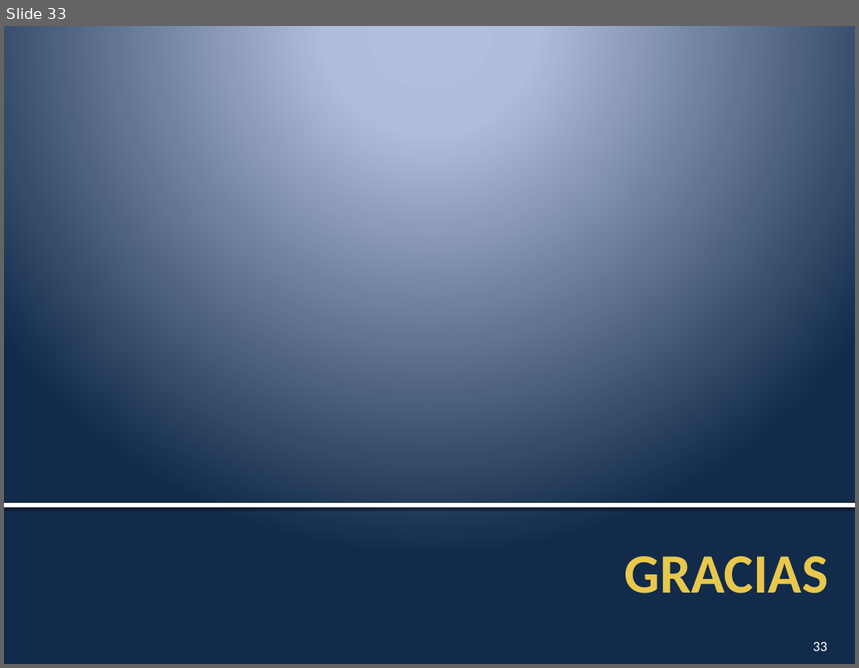
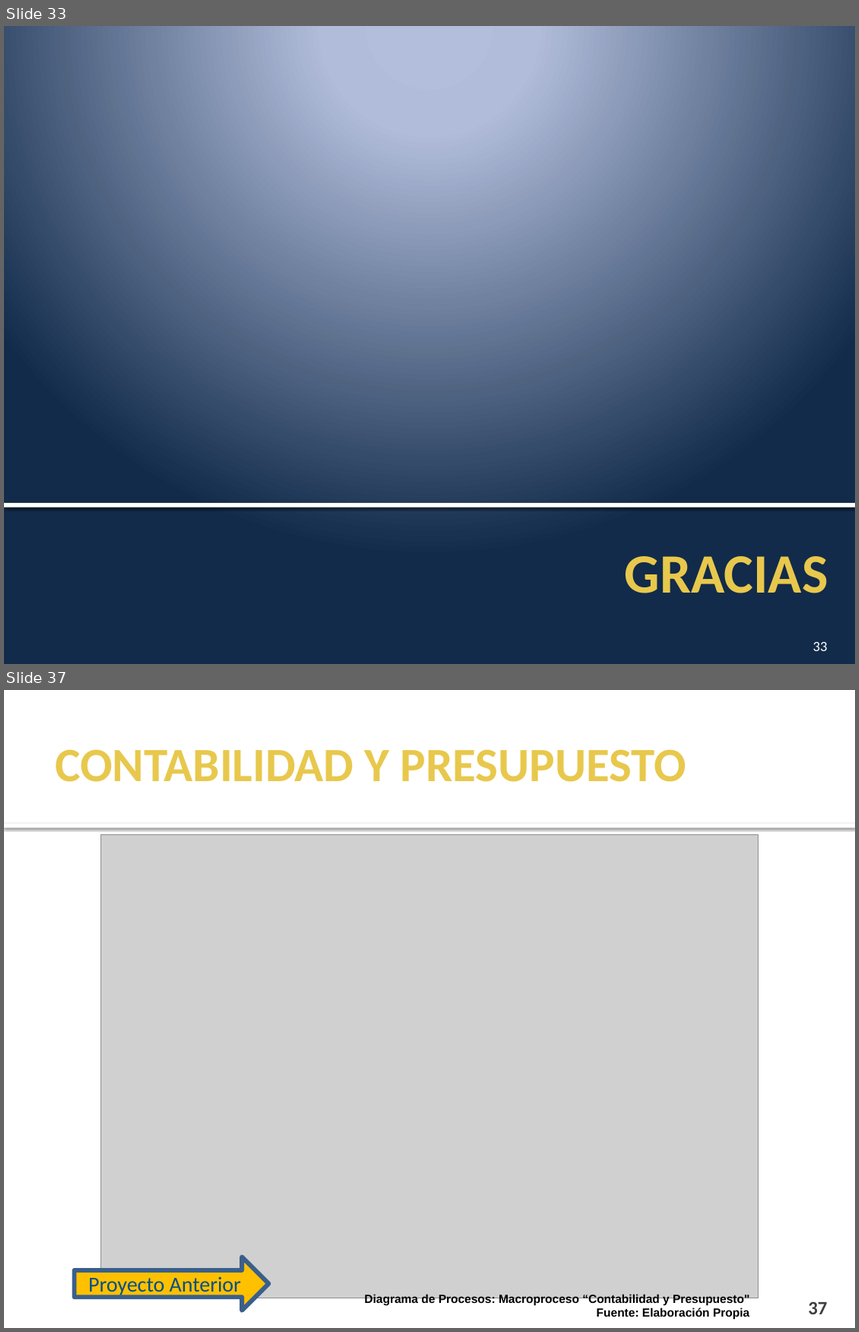
Before and after one commit to cms/proyecto-fya, a slide deck: Presentacion Final Ciclo 2011-1/Presentación Semana 17.pptx. Shown one above the other, each under a label of ours: slide 33 before the commit, slides 33 and 37 after it; the slides between them are not shown. The pictures are 859x668 and 859x1332 pixels, drawn with LibreOffice and Linux fonts; fonts in the diff are those of the drawing; grey boxes stand for pictures; background and template pictures are left out. Boxes give left, top, right and bottom in pixels: in the first picture for what was removed or moved away, otherwise in the second. Text is boxed around its words. In the diff, an @@ line names an element or a change of style, - is before the commit and + after.

```diff
--- a/Presentacion Final Ciclo 2011-1/Presentación Semana 17.pptx
+++ b/Presentacion Final Ciclo 2011-1/Presentación Semana 17.pptx
@@ slide 37 added at bbox=[4, 690, 855, 1328], background #FFFFFF @@
@@ title added at bbox=[55, 749, 686, 782], 40.5 pt, text #E8C84C, bold @@
+CONTABILIDAD Y PRESUPUESTO
@@ rectangle added at bbox=[4, 824, 855, 828], fill #FFFFFF @@
@@ picture added at bbox=[101, 834, 758, 1299] @@
@@ right arrow added at bbox=[75, 1257, 268, 1310], fill #FFC000, outline #3A5F8C 3.78 pt, 18 pt, text #004F8A @@
+Proyecto Anterior
@@ text added at bbox=[364, 1294, 750, 1320], 10 pt, text #000000, bold @@
+Diagrama de Procesos: Macroproceso “Contabilidad y Presupuesto"
+Fuente: Elaboración Propia
@@ page number added at bbox=[808, 1302, 827, 1315], 16 pt, text #3F3F3F, bold @@
+37
```
Also in this commit, not shown: 3 slides changed, 8 other slides added.
